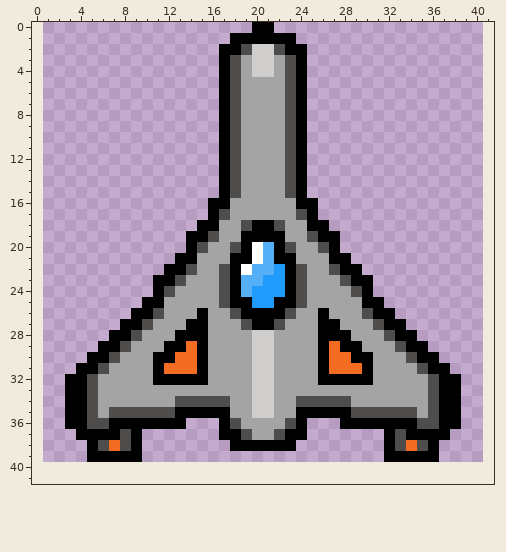
Two versions of one pixel-art sprite, Images/ship-single.png. The first picture shows the starting point.
The file is 40x40 pixels. The old version is drawn lined up with the new one, on the new canvas.
And afterwards:
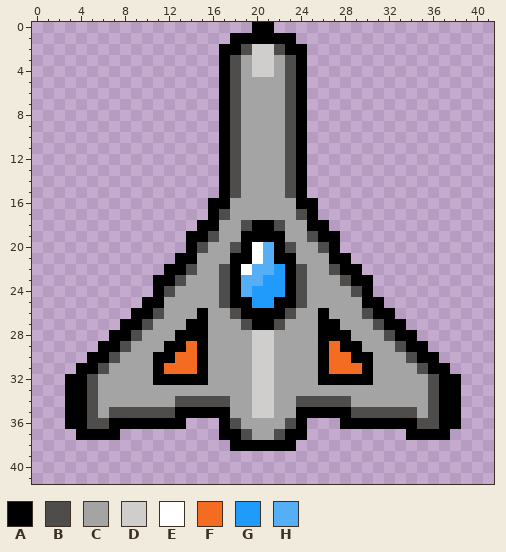
Palette (. is transparent): A #000000  B #4f4d4c  C #a5a4a4  D #d0cdcd  E #ffffff  F #f46c22  G #219bfb  H #54aff7
The exact change:
canvas 40x40 -> 42x42, the old top-left corner now at 1,0
Colour A is removed in row 37 at x 9 and 32; in row 38 at x 5, 9, 32 and 36; in row 39 at x 5 to 9 and 32 to 36.
Colour B is removed in row 37 at x 8 and 33; in row 38 at x 6, 8, 33 and 35.
Colour F is removed in row 38 at x 7 and 34.
Pixel boxes of the changes (left, top, right, bottom) in both pictures:
erased: (87, 429, 142, 462)
erased: (384, 429, 439, 462)
